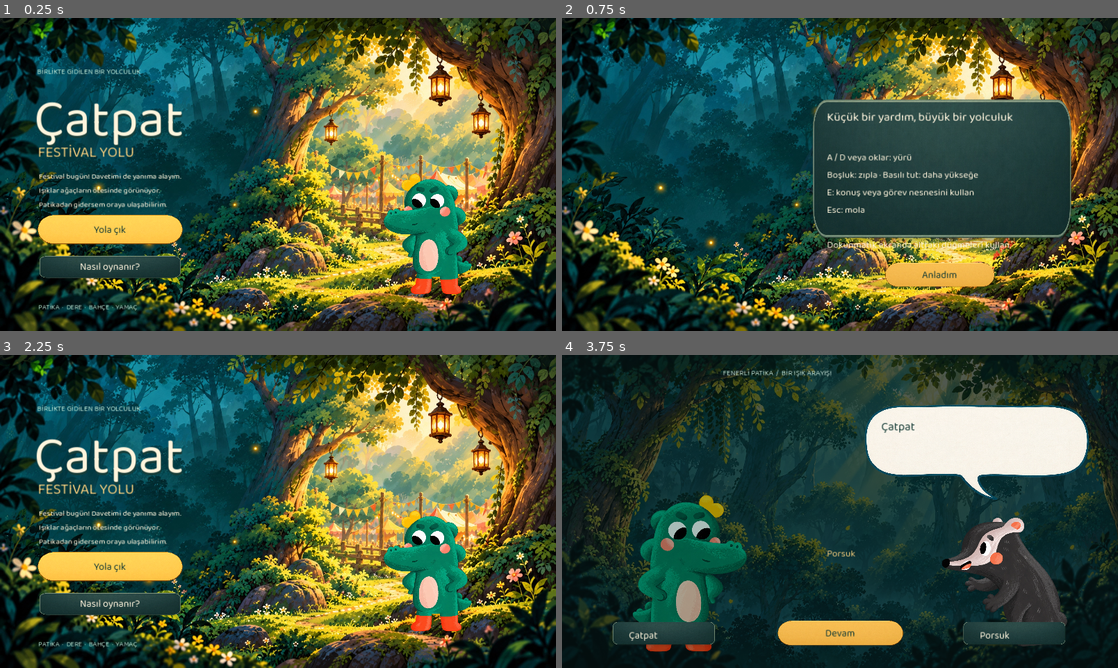
Above: before the commit, frames 1-4 (two rows, left to right).
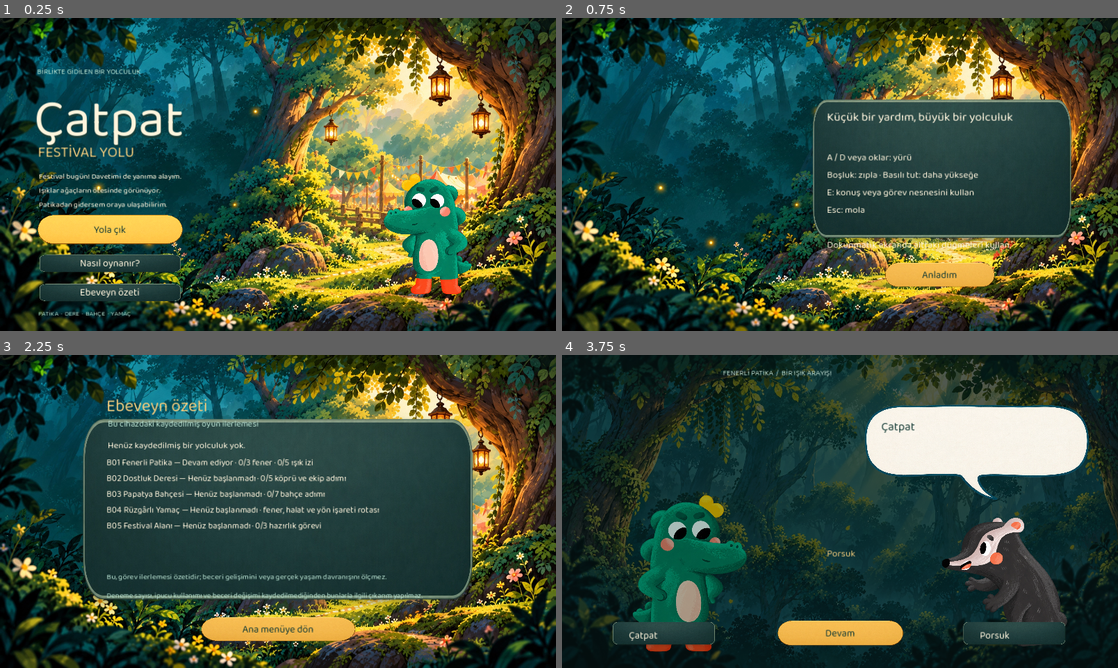
Above: after the commit, the same moments.

Repository: rizaaltun/catpat-godot
Game: Godot game, scene res://scenes/polish_v3.tscn
Two runs of this game, one before a commit and one after it. Both use one fixed random seed, a clock stepped at 60 frames per second and the inputs below.
Inputs (mouse positions are in pixels of both pictures, inside the frame that each line leads up to):
- Up to frame 1 (0.25 s): no input
- Up to frame 2 (0.75 s): click "Nasıl oynanır?" at 0.5 s
- Up to frame 3 (2.25 s): click "Anladım" at 1.25 s; click (111, 630) at 2 s, where only the run after the commit has a clickable "Ebeveyn özeti"
- Up to frame 4 (3.75 s): click (840, 630) at 2.75 s, where only the run after the commit has a clickable "Ana menüye dön"; click "Yola çık" at 3.5 s

The runs differ from the first frame. In frame 1, 2.3% of the frame differs, in the area x 6-33%, y 75-96%; in frame 2, nothing differs; in frame 3, 43%, in the area x 6-86%, y 14-94%; in frame 4, nothing differs.

Commit message:
feat: add evidence-based parent progress summary

Diff:
--- a/scripts/polish_world.gd
+++ b/scripts/polish_world.gd
@@ -132,11 +132,11 @@
 	UI.label("FESTİVAL YOLU",Rect2(87,282,510,55),34,screen,Color("efc97b"))
 	UI.label("Festival bugün! Davetimi de yanıma alayım.\nIşıklar ağaçların ötesinde görünüyor.\nPatikadan gidersem oraya ulaşabilirim.",Rect2(89,350,465,92),18,screen)
 	UI.button("Yolculuğa dön" if (FileAccess.file_exists(save_path) or FileAccess.file_exists(save_path+".bak")) else "Yola çık",Rect2(84,452,338,72),screen,begin_game,true).grab_focus()
-	UI.button("Nasıl oynanır?",Rect2(76,535,355,76),screen,show_help)
+	UI.button("Nasıl oynanır?",Rect2(76,535,355,58),screen,show_help)
+	UI.button("Ebeveyn özeti",Rect2(76,602,355,50),screen,show_parent_summary)
 	UI.texture("res://assets/review-v2/catpat-idle-r2.webp",Rect2(834,337,300,322),screen)
-	UI.label("PATİKA  ·  DERE  ·  BAHÇE  ·  YAMAÇ",Rect2(88,652,600,30),16,screen,Color("a9d3c4"))
+	UI.label("PATİKA  ·  DERE  ·  BAHÇE  ·  YAMAÇ",Rect2(88,668,600,24),15,screen,Color("a9d3c4"))
 	if (FileAccess.file_exists(save_path) or FileAccess.file_exists(save_path+".bak")):
-		UI.label("Yolculuğun kaldığı yerden devam eder.",Rect2(89,617,490,30),16,screen,Color("c0d7cb"))
 		UI.button("Yeni yolculuk",Rect2(892,640,308,52),screen,confirm_restart)
 
 func show_help():
@@ -146,6 +146,57 @@
 	UI.label("Küçük bir yardım, büyük bir yolculuk",Rect2(610,205,530,90),28,screen)
 	UI.label("A / D veya oklar: yürü\nBoşluk: zıpla · Basılı tut: daha yükseğe\nE: konuş veya görev nesnesini kullan\nEsc: mola\n\nDokunmatik ekranda alttaki düğmeleri kullan.",Rect2(610,302,520,225),22,screen)
 	UI.button("Anladım",Rect2(742,562,255,57),screen,show_menu,true)
+
+func summary_count(state, events:Array) -> int:
+	var total=0
+	for event in events:
+		if state.has(event):total+=1
+	return total
+
+func summary_status(state, complete_event:String, started_events:Array, current_chapter:String, chapter:String) -> String:
+	if state.has(complete_event):return "Tamamlandı"
+	if current_chapter==chapter or summary_count(state,started_events)>0:return "Devam ediyor"
+	return "Henüz başlanmadı"
+
+func show_parent_summary():
+	mode="parent_summary"
+	clear_screen()
+	UI.texture("res://assets/chapter-v5/menu.webp",Rect2(0,0,1280,720),screen)
+	UI.texture("res://assets/polish-v3/panel.webp",Rect2(150,46,980,626),screen)
+	UI.label("Ebeveyn özeti",Rect2(245,87,790,55),39,screen,Color("efc97b"))
+	UI.label("Bu cihazdaki kaydedilmiş oyun ilerlemesi",Rect2(248,143,780,32),20,screen,Color("b6dfcf"))
+	var loaded=saves.load_progress(save_path)
+	if not loaded.ok:
+		UI.label("Kayıt okunamadı. Dosyanı değiştirmedim; ana menüden yeniden deneyebilirsin.",Rect2(245,245,790,100),23,screen)
+		UI.button("Ana menüye dön",Rect2(460,560,360,62),screen,show_menu,true)
+		return
+	var data=loaded.data
+	var state=QuestState.new()
+	state.read(data)
+	var lights=summary_count(state,QuestState.LIGHTS)
+	var river=summary_count(state,[QuestState.PLANK,QuestState.ROPE,QuestState.SUPPLIED,QuestState.READY,QuestState.MONKEY])
+	var garden=summary_count(state,[QuestState.TIE,QuestState.RELEASED,QuestState.LOWERED,QuestState.BASKET,QuestState.GARDEN_SUPPLIED,QuestState.PROTECTED,QuestState.RABBIT])
+	var festival=summary_count(state,[QuestState.FESTIVAL_LIGHT,QuestState.FESTIVAL_FLAGS,QuestState.FESTIVAL_FLOWERS])
+	var b01=summary_status(state,QuestState.COMPLETE,[QuestState.ACCEPTED]+QuestState.LIGHTS,data.chapter_id,"B01")
+	var b02=summary_status(state,QuestState.RIVER_COMPLETE,QuestState.RIVER_EVENTS,data.chapter_id,"B02")
+	var b03=summary_status(state,QuestState.GARDEN_COMPLETE,QuestState.GARDEN_EVENTS,data.chapter_id,"B03")
+	var b04=summary_status(state,QuestState.SUMMIT_COMPLETE,[],data.chapter_id,"B04")
+	var b05=summary_status(state,QuestState.FESTIVAL_COMPLETE,QuestState.FESTIVAL_EVENTS,data.chapter_id,"B05")
+	var rows=[
+		"B01 Fenerli Patika — %s · %d/3 fener · %d/5 ışık izi"%[b01,lights,data.collectibles.size()],
+		"B02 Dostluk Deresi — %s · %d/5 köprü ve ekip adımı"%[b02,river],
+		"B03 Papatya Bahçesi — %s · %d/7 bahçe adımı"%[b03,garden],
+		"B04 Rüzgârlı Yamaç — %s · fener, halat ve yön işareti rotası"%[b04],
+		"B05 Festival Alanı — %s · %d/3 hazırlık görevi"%[b05,festival]
+	]
+	var rows_y=220
+	if loaded.get("new",false):
+		UI.label("Henüz kaydedilmiş bir yolculuk yok.",Rect2(248,190,780,34),21,screen)
+		rows_y=232
+	UI.label("\n".join(rows),Rect2(245,rows_y,790,260),20,screen)
+	UI.label("Bu, görev ilerlemesi özetidir; beceri gelişimini veya gerçek yaşam davranışını ölçmez.",Rect2(245,496,790,48),18,screen,Color("b6dfcf"))
+	UI.label("Deneme sayısı, ipucu kullanımı ve beceri değişimi kaydedilmediğinden bunlarla ilgili çıkarım yapılmaz.",Rect2(245,540,790,48),17,screen,Color("b6dfcf"))
+	UI.button("Ana menüye dön",Rect2(460,602,360,54),screen,show_menu,true)
 
 func confirm_restart():
 	clear_screen()
--- a/tests/startup_regression.gd
+++ b/tests/startup_regression.gd
@@ -28,6 +28,27 @@
 		game._dialogue_done("invalid.quest.event", false)
 		_check(game.mode == "notice", "rejected quest progress shows a recovery notice")
 		_check(_find_button(game, "Devam et") != null, "recovery notice can return to the game")
+	game.show_menu()
+	_check(_find_button(game,"Ebeveyn özeti")!=null,"parent progress summary is reachable from the main menu")
+	var summary_path="user://startup-parent-summary.json"
+	game.save_path=summary_path
+	var summary_data=game.saves.fresh()
+	var summary_state=Quest.new()
+	for event in [Quest.ACCEPTED]+Quest.LIGHTS+[Quest.JOINED,Quest.COMPLETE]:
+		summary_state.apply(event)
+	summary_data.quest_flags=summary_state.flags
+	summary_data.party_ids=summary_state.party_ids()
+	summary_data.checkpoint_id="b01.island.8"
+	_check(game.saves.save(summary_path,summary_data),"parent summary fixture writes a valid local save")
+	game.show_parent_summary()
+	_check(_find_label_contains(game,"B01 Fenerli Patika — Tamamlandı")!=null,"summary reports completed B01 from saved quest evidence")
+	_check(_find_label_contains(game,"B02 Dostluk Deresi — Henüz başlanmadı")!=null,"summary distinguishes a chapter with no progress")
+	_check(_find_label_contains(game,"beceri gelişimini veya gerçek yaşam davranışını ölçmez")!=null,"summary states its evidence and development limits")
+	var return_button=_find_button(game,"Ana menüye dön")
+	_check(return_button!=null,"summary provides a clear return to the main menu")
+	if return_button!=null:return_button.pressed.emit()
+	_check(game.mode=="menu","parent summary returns to the main menu")
+	for suffix in ["",".bak",".pending",".bak.pending",".legacy"]:DirAccess.remove_absolute(summary_path+suffix)
 	game.queue_free()
 	print("STARTUP REGRESSION FAILED: %d checks" % failures if failures else "STARTUP REGRESSION PASSED")
 	quit(1 if failures else 0)
